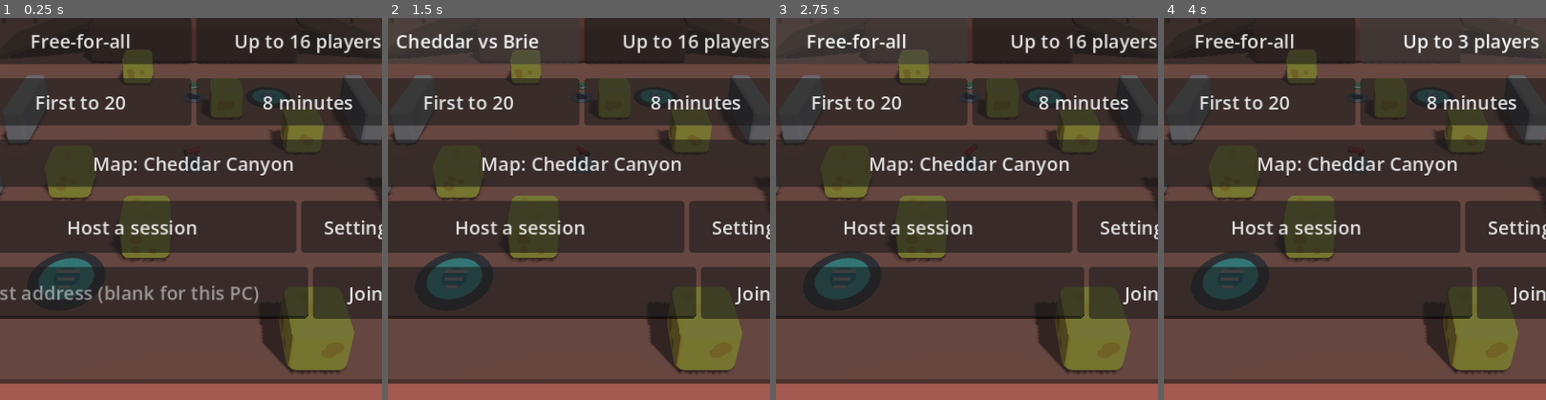
Above: before the commit, frames 1-4 (left to right).
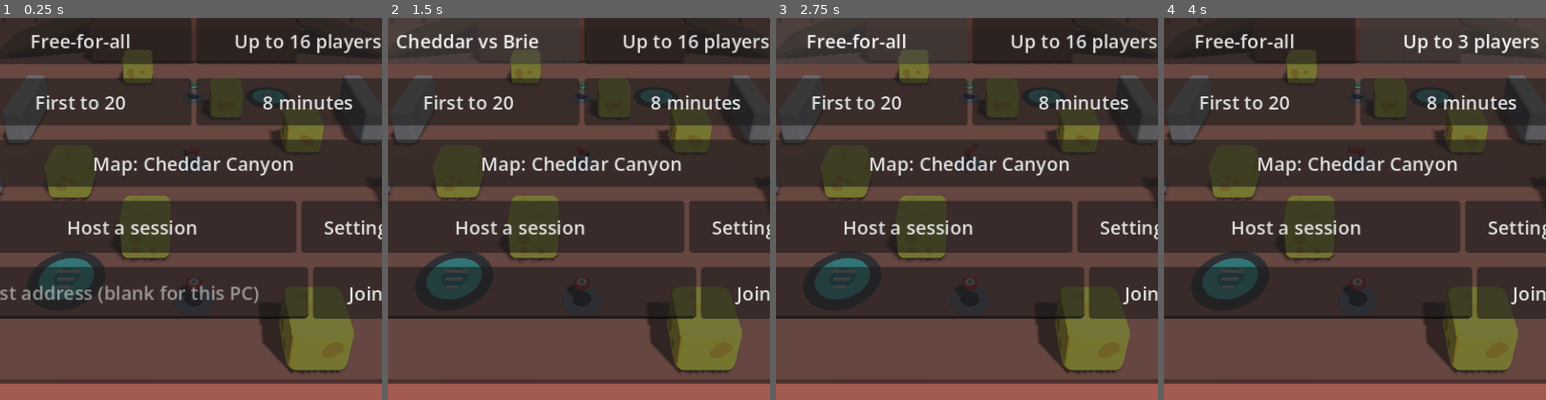
Above: after the commit, the same moments.

Repository: golgirihm/cheesestrike
Game: Godot game, scene res://main.tscn
The game is run twice, just before and just after one commit, with the same random seed, the same clock (stepped at 60 frames per second) and the same inputs.
Inputs (mouse positions are % of the whole screen's width and height, from its top left):
- Up to frame 1 (0.25 s): no input
- Up to frame 2 (1.5 s): click (43, 72) at 0.52 s; type "12" at 0.6 s; click "Free-for-all" at 1.25 s
- Up to frame 3 (2.75 s): click "Cheddar vs Brie" at 2 s
- Up to frame 4 (4 s): click "Up to 16 players" at 2.75 s; click "Up to 2 players" at 3.5 s
The pictures show only the part of the screen within x 25-75%, y 36-86%; the shares and areas given below are measured in that part.

The runs differ from the first frame. In frame 1, 0.1% of the frame differs, in the area x 47-54%, y 70-76%; in frame 2, 0.2%; in frame 3, 0.2%; in frame 4, 0.2%.

Commit message:
Add rind armour
A round of wax rind on every arena gives 50 armour, which takes half of
each hit in the player's place until it is gone. It shows beside health,
is lost on being knocked out, and comes back on its pad after 25 seconds.
The Overload meter fills by health taken, not by what armour stopped.

Diff:
--- a/game/effects/pickup_models.gd
+++ b/game/effects/pickup_models.gd
@@ -19,6 +19,14 @@
 		# A slice lying on its side: a right-angled wedge, point forward.
 		var outline := PackedVector2Array([Vector2(-0.3, -0.2), Vector2(0.3, -0.2), Vector2(-0.3, 0.25)])
 		holder.add_child(Rounded.instance(Rounded.prism(outline, 0.4, 0.05), material))
+	elif kind == Pickups.ARMOUR:
+		# A thick curl of wax rind, to wear.
+		var wax := StandardMaterial3D.new()
+		wax.albedo_color = WeaponModels.WAX
+		var inside := StandardMaterial3D.new()
+		inside.albedo_color = Color(0.95, 0.93, 0.88)
+		holder.add_child(Rounded.instance(Rounded.cylinder(0.3, 0.16, 0.06, 24), wax))
+		holder.add_child(Rounded.instance(Rounded.cylinder(0.2, 0.17, 0.03, 24), inside))
 	elif kind == Pickups.AMMO:
 		# A crate with a pale band round it.
 		var crate := StandardMaterial3D.new()
--- a/game/match/match.gd
+++ b/game/match/match.gd
@@ -684,8 +684,9 @@
 		# hear that they have.
 		_fall_seen.rpc(victim, weapon, from)
 		fell.emit(victim, weapon, from)
+	if result.dealt > 0 or result.absorbed > 0:
+		_changed()
 	if result.dealt > 0:
-		_changed()
 		if not own:
 			tally.hit(weapon, result.dealt, result.knocked_out)
 			_tell_hit(attacker, victim, result.dealt, result.knocked_out, head)
--- a/game/match/match_state.gd
+++ b/game/match/match_state.gd
@@ -105,21 +105,23 @@
 
 ## `attacker` hits `victim` for `amount`. Returns what came of it:
 ## {"dealt": health taken, "knocked_out": whether that finished them, "ended":
-## whether that won the match}. Nothing happens between matches, to a player
+## whether that won the match, "absorbed": armour taken with it}. Nothing
+## happens between matches, to a player
 ## who is already out or still protected, or between teammates. A player only
 ## hurts themselves with `own_too`, as with a burst of their own; that fills
 ## no meter and scores nothing.
 func damage(attacker: int, victim: int, amount: float, own_too := false) -> Dictionary:
-	var result := {"dealt": 0, "knocked_out": false, "ended": false}
+	var result := {"dealt": 0, "knocked_out": false, "ended": false, "absorbed": 0}
 	var target := player(victim)
 	if not is_playing() or target == null or not target.alive or target.is_protected():
 		return result
 	var own := attacker == victim
 	if (own and not own_too) or amount <= 0.0 or (not own and are_allies(attacker, victim)):
 		return result
-	var dealt := mini(roundi(amount), target.health)
-	target.health -= dealt
+	var taken := target.take(roundi(amount))
+	var dealt: int = taken.dealt
 	result.dealt = dealt
+	result.absorbed = taken.absorbed
 	var scorer := player(attacker) if not own else null
 	if scorer != null:
 		if scorer.overload_left > 0.0:
@@ -237,6 +239,7 @@
 	record.health = PlayerRecord.MAX_HEALTH
 	record.respawn_in = 0.0
 	record.protected_for = PROTECTION
+	record.armour = 0
 	record.grenades = Weapons.GRENADES
 
 
--- a/game/match/pickups.gd
+++ b/game/match/pickups.gd
@@ -6,10 +6,13 @@
 const HEALTH := "health"
 ## A box of ammunition: a magazine's worth for every weapon carried.
 const AMMO := "ammo"
+## A rind to wear: armour, up to the most that can be worn.
+const ARMOUR := "armour"
+const ARMOUR_AMOUNT := 50
 ## Health a wedge gives back, up to full.
 const HEALTH_AMOUNT := 50
 ## Seconds before a collected pickup is back.
-const RESPAWN := {HEALTH: 15.0, AMMO: 12.0}
+const RESPAWN := {HEALTH: 15.0, AMMO: 12.0, ARMOUR: 25.0}
 const WEAPON_RESPAWN := 20.0
 ## How close a player's feet must come to a pad to collect from it.
 const REACH := 1.3
@@ -18,7 +21,7 @@
 
 ## Whether `kind` is something a pad can hold.
 static func is_kind(kind: String) -> bool:
-	return kind == HEALTH or kind == AMMO or Weapons.find(kind) != null
+	return kind == HEALTH or kind == AMMO or kind == ARMOUR or Weapons.find(kind) != null
 
 
 static func respawn_time(kind: String) -> float:
@@ -38,6 +41,8 @@
 		return false
 	if kind == HEALTH:
 		return record.health < PlayerRecord.MAX_HEALTH
+	if kind == ARMOUR:
+		return record.armour < PlayerRecord.MAX_ARMOUR
 	if kind == AMMO:
 		# Of use to anyone short of a grenade, or carrying more than the
 		# sidearm, which never runs out.
@@ -50,6 +55,9 @@
 static func give(kind: String, record: PlayerRecord) -> bool:
 	if kind == HEALTH:
 		record.health = mini(record.health + HEALTH_AMOUNT, PlayerRecord.MAX_HEALTH)
+		return false
+	if kind == ARMOUR:
+		record.armour = mini(record.armour + ARMOUR_AMOUNT, PlayerRecord.MAX_ARMOUR)
 		return false
 	if kind == AMMO:
 		record.grenades = mini(record.grenades + 1, Weapons.GRENADES)
@@ -65,5 +73,7 @@
 		return "Cheese wedge"
 	if kind == AMMO:
 		return "Ammunition"
+	if kind == ARMOUR:
+		return "Rind armour"
 	var weapon := Weapons.find(kind)
 	return weapon.display_name if weapon != null else kind
--- a/game/match/player_record.gd
+++ b/game/match/player_record.gd
@@ -5,10 +5,16 @@
 ## MatchState).
 
 const MAX_HEALTH := 100
+## The most armour a player can wear, and the share of each hit it takes in
+## their place for as long as it lasts.
+const MAX_ARMOUR := 50
+const ARMOUR_SHARE := 0.5
 
 var id: int
 var name := PlayerName.FALLBACK
 var health := MAX_HEALTH
+## Armour left: a rind that takes part of each hit until it is gone.
+var armour := 0
 var alive := true
 ## Seconds until a knocked-out player comes back.
 var respawn_in := 0.0
@@ -38,7 +44,7 @@
 
 # Where each number sits in a packed record (see to_packed).
 enum { _ID, _HEALTH, _FLAGS, _RESPAWN, _PROTECTED, _KILLS, _DEATHS, _LAST_ATTACKER,
-	_WEAPON, _WEAPONS, _TEAM, _OVERLOAD, _OVERLOAD_LEFT, _MELTED, _PING, _GRENADES, _LOOK, _COUNT }
+	_WEAPON, _WEAPONS, _TEAM, _OVERLOAD, _OVERLOAD_LEFT, _MELTED, _PING, _GRENADES, _LOOK, _ARMOUR, _COUNT }
 const _ALIVE := 1
 
 
@@ -50,6 +56,17 @@
 func disarm() -> void:
 	weapons = [Weapons.STARTING]
 	weapon = Weapons.STARTING
+
+
+## Takes a hit of `amount`: armour absorbs its share for as long as it
+## lasts, and health the rest. Returns {"dealt": health lost, "absorbed":
+## armour lost}.
+func take(amount: int) -> Dictionary:
+	var absorbed := mini(armour, roundi(amount * ARMOUR_SHARE))
+	var dealt := mini(amount - absorbed, health)
+	armour -= absorbed
+	health -= dealt
+	return {"dealt": dealt, "absorbed": absorbed}
 
 
 func is_protected() -> bool:
@@ -76,6 +93,7 @@
 		"ping": ping,
 		"grenades": grenades,
 		"look": look,
+		"armour": armour,
 	}
 
 
@@ -105,6 +123,7 @@
 	numbers[_PING] = ping
 	numbers[_GRENADES] = grenades
 	numbers[_LOOK] = look
+	numbers[_ARMOUR] = armour
 	return [name, numbers]
 
 
@@ -141,6 +160,7 @@
 	record.ping = maxi(numbers[_PING], 0)
 	record.grenades = clampi(numbers[_GRENADES], 0, Weapons.GRENADES)
 	record.look = Looks.clean(numbers[_LOOK])
+	record.armour = clampi(numbers[_ARMOUR], 0, MAX_ARMOUR)
 	return record
 
 
@@ -164,6 +184,7 @@
 	record.ping = maxi(_int(data, "ping", 0), 0)
 	record.grenades = clampi(_int(data, "grenades", Weapons.GRENADES), 0, Weapons.GRENADES)
 	record.look = Looks.clean(_int(data, "look", 0))
+	record.armour = clampi(_int(data, "armour", 0), 0, MAX_ARMOUR)
 	var carried: Variant = data.get("weapons")
 	if carried is Array:
 		record.weapons = carried.filter(func(id: Variant) -> bool: return Weapons.find(id) != null)
--- a/game/test/unit/test_combat_hud.gd
+++ b/game/test/unit/test_combat_hud.gd
@@ -164,3 +164,11 @@
 	record.grenades = 0
 	assert_eq(HUD.grenade_text(record), "Grenades  ○○")
 	assert_eq(HUD.grenade_text(null), "")
+
+
+func test_armour_shows_beside_health_only_while_worn() -> void:
+	var record := PlayerRecord.new(1)
+	assert_eq(HUD.armour_text(record), "")
+	record.armour = 35
+	assert_eq(HUD.armour_text(record), "+ 35 rind")
+	assert_eq(HUD.armour_text(null), "")
--- a/game/test/unit/test_match_state.gd
+++ b/game/test/unit/test_match_state.gd
@@ -334,3 +334,55 @@
 	state.throw_grenade(1)
 	var copy := MatchState.from_dict(state.to_dict())
 	assert_eq(copy.player(1).grenades, Weapons.GRENADES - 1)
+
+
+func test_armour_takes_half_of_each_hit_until_it_is_gone() -> void:
+	state.add_player(1)
+	state.add_player(2)
+	state.player(2).armour = 30
+	var first := state.damage(1, 2, 40.0)
+	assert_eq(first.absorbed, 20)
+	assert_eq(first.dealt, 20)
+	assert_eq(state.player(2).health, 80)
+	assert_eq(state.player(2).armour, 10)
+	var second := state.damage(1, 2, 40.0)
+	assert_eq(second.absorbed, 10, "all that is left of it")
+	assert_eq(second.dealt, 30)
+	assert_eq(state.player(2).armour, 0)
+	var third := state.damage(1, 2, 40.0)
+	assert_eq(third.absorbed, 0)
+	assert_eq(third.dealt, 40)
+	assert_eq(state.player(2).health, 10)
+
+
+func test_armour_can_save_a_player_from_a_hit_that_would_have_finished_them() -> void:
+	state.add_player(1)
+	state.add_player(2)
+	state.player(2).health = 30
+	state.player(2).armour = PlayerRecord.MAX_ARMOUR
+	var result := state.damage(1, 2, 50.0)
+	assert_false(result.knocked_out)
+	assert_eq(state.player(2).health, 5)
+
+
+func test_the_meter_fills_by_health_taken_not_by_what_armour_stopped() -> void:
+	state.add_player(1)
+	state.add_player(2)
+	state.player(2).armour = PlayerRecord.MAX_ARMOUR
+	state.damage(1, 2, 40.0)
+	assert_eq(state.player(1).overload, 20 * Overload.CHARGE_PER_DAMAGE)
+
+
+func test_armour_is_lost_on_being_knocked_out_and_survives_the_trip() -> void:
+	state.add_player(1)
+	state.add_player(2)
+	state.player(2).armour = 35
+	assert_eq(MatchState.from_dict(state.to_dict()).player(2).armour, 35)
+	state.damage(1, 2, 500.0)
+	state.respawn(2)
+	assert_eq(state.player(2).armour, 0)
+	var numbers := PackedInt32Array()
+	numbers.resize(PlayerRecord._COUNT)
+	numbers.fill(0)
+	numbers[PlayerRecord._ARMOUR] = 9999
+	assert_eq(PlayerRecord.from_packed(["X", numbers]).armour, PlayerRecord.MAX_ARMOUR, "no more than can be worn")
--- a/game/test/unit/test_pickups.gd
+++ b/game/test/unit/test_pickups.gd
@@ -136,3 +136,17 @@
 	Pickups.give(Pickups.AMMO, record)
 	Pickups.give(Pickups.AMMO, record)
 	assert_eq(record.grenades, Weapons.GRENADES, "no more than can be carried")
+
+
+func test_a_rind_is_armour_for_anyone_short_of_it() -> void:
+	assert_true(Pickups.is_kind(Pickups.ARMOUR))
+	var record := PlayerRecord.new(1)
+	assert_true(Pickups.wanted(Pickups.ARMOUR, record))
+	assert_false(Pickups.give(Pickups.ARMOUR, record))
+	assert_eq(record.armour, Pickups.ARMOUR_AMOUNT)
+	assert_false(Pickups.wanted(Pickups.ARMOUR, record), "wearing all they can")
+	record.armour = 10
+	Pickups.give(Pickups.ARMOUR, record)
+	assert_eq(record.armour, PlayerRecord.MAX_ARMOUR, "topped up, not piled on")
+	assert_eq(Pickups.display_name(Pickups.ARMOUR), "Rind armour")
+	assert_gt(Pickups.respawn_time(Pickups.ARMOUR), Pickups.respawn_time(Pickups.HEALTH), "rarer than health")
--- a/game/test/unit/test_shooting.gd
+++ b/game/test/unit/test_shooting.gd
@@ -1399,3 +1399,23 @@
 	assert_signal_emitted_with_parameters(match_, "throw_shown", [2])
 	other.body._process(0.016)
 	assert_eq(other.body.action(), CharacterMotion.THROW)
+
+
+func test_a_hit_that_armour_takes_all_of_is_still_told_to_everyone() -> void:
+	var shooter := _add(1, Vector3(0, 0, 5))
+	_add(2, Vector3(0, 0, -5))
+	match_.state.player(2).armour = PlayerRecord.MAX_ARMOUR
+	watch_signals(match_)
+	# A single point: half of it rounds to the armour, and none is left for health.
+	match_._harm(1, 2, 1.0, shooter.head.global_position, "blaster", false)
+	assert_eq(match_.state.player(2).armour, PlayerRecord.MAX_ARMOUR - 1)
+	assert_eq(match_.state.player(2).health, 100)
+	assert_signal_emitted(match_, "state_changed", "the armour lost is news")
+	assert_signal_not_emitted(match_, "hit_confirmed", "but nobody was hurt")
+
+
+func test_every_arena_has_a_rind_to_find() -> void:
+	for id: String in Maps.ORDER:
+		world.load_map(id)
+		var kinds: Array = world.pickup_pads().map(func(pad: Dictionary) -> String: return pad.kind)
+		assert_has(kinds, Pickups.ARMOUR, id)
--- a/game/test_hook.gd
+++ b/game/test_hook.gd
@@ -59,6 +59,7 @@
 			"name": _main.world.match_.state.name_of(id),
 			"position": [at.x, at.y, at.z],
 			"health": record.health if record != null else null,
+			"armour": record.armour if record != null else null,
 			"alive": record.alive if record != null else null,
 			"kills": record.kills if record != null else null,
 			"team": record.team if record != null else null,
--- a/game/ui/combat_hud.gd
+++ b/game/ui/combat_hud.gd
@@ -50,6 +50,7 @@
 var _overload_label: Label
 var _health_bar: ProgressBar
 var _health_label: Label
+var _armour_label: Label
 var _ammo_label: Label
 var _reserve_label: Label
 var _grenade_label: Label
@@ -209,6 +210,15 @@
 	return _result_tally.text if _result.visible and _result_tally.visible else ""
 
 
+## What is shown of a player's armour: how much, or nothing when they have none.
+static func armour_text(record: PlayerRecord) -> String:
+	return "+ %d rind" % record.armour if record != null and record.armour > 0 else ""
+
+
+func armour_shown() -> String:
+	return _armour_label.text
+
+
 func reserve_shown() -> String:
 	return _reserve_label.text
 
@@ -261,6 +271,7 @@
 	var ready := Overload.is_ready(record) or (record != null and record.overload_left > 0.0)
 	_overload_bar.modulate = Color(1.0, 0.6, 0.15) if ready else Color(1, 1, 1, 0.8)
 	_health_label.text = str(health)
+	_armour_label.text = armour_text(record)
 	_grenade_label.text = grenade_text(record)
 	_health_bar.modulate = KNOCKOUT_COLOR if health <= LOW_HEALTH else Color.WHITE
 	if own != null:
@@ -407,6 +418,9 @@
 	health.add_child(_health_bar)
 	_health_label = _outlined_label(22)
 	health.add_child(_health_label)
+	_armour_label = _outlined_label(15)
+	_armour_label.add_theme_color_override("font_color", Color(0.95, 0.6, 0.55))
+	health.add_child(_armour_label)
 
 	var arms := VBoxContainer.new()
 	arms.set_anchors_and_offsets_preset(Control.PRESET_BOTTOM_RIGHT, Control.PRESET_MODE_MINSIZE, 20)
--- a/game/world/maps/brie_box.tscn
+++ b/game/world/maps/brie_box.tscn
@@ -216,6 +216,10 @@
 transform = Transform3D(1, 0, 0, 0, 1, 0, 0, 0, 1, 0, 0, 9)
 metadata/kind = "ammo"
 
+[node name="Armour" type="Marker3D" parent="Pickups"]
+transform = Transform3D(1, 0, 0, 0, 1, 0, 0, 0, 1, 4, 0, 4)
+metadata/kind = "armour"
+
 [node name="JumpPads" type="Node3D" parent="."]
 
 [node name="PadWest" type="Marker3D" parent="JumpPads"]
--- a/game/world/maps/cheddar_canyon.tscn
+++ b/game/world/maps/cheddar_canyon.tscn
@@ -384,6 +384,10 @@
 transform = Transform3D(1, 0, 0, 0, 1, 0, 0, 0, 1, 0, 0, -8)
 metadata/kind = "ammo"
 
+[node name="Armour" type="Marker3D" parent="Pickups"]
+transform = Transform3D(1, 0, 0, 0, 1, 0, 0, 0, 1, 0, 0, 9)
+metadata/kind = "armour"
+
 [node name="JumpPads" type="Node3D" parent="."]
 
 [node name="PadNorth" type="Marker3D" parent="JumpPads"]
--- a/game/world/maps/curd_city.tscn
+++ b/game/world/maps/curd_city.tscn
@@ -777,6 +777,10 @@
 transform = Transform3D(1, 0, 0, 0, 1, 0, 0, 0, 1, -12, 0, 3.5)
 metadata/kind = "ammo"
 
+[node name="Armour" type="Marker3D" parent="Pickups"]
+transform = Transform3D(1, 0, 0, 0, 1, 0, 0, 0, 1, 0, 0, -32)
+metadata/kind = "armour"
+
 [node name="JumpPads" type="Node3D" parent="."]
 
 [node name="PadEastAlley" type="Marker3D" parent="JumpPads"]
Not shown, changed: docs/backlog.md
Not shown, changed: docs/manual-tests.md
